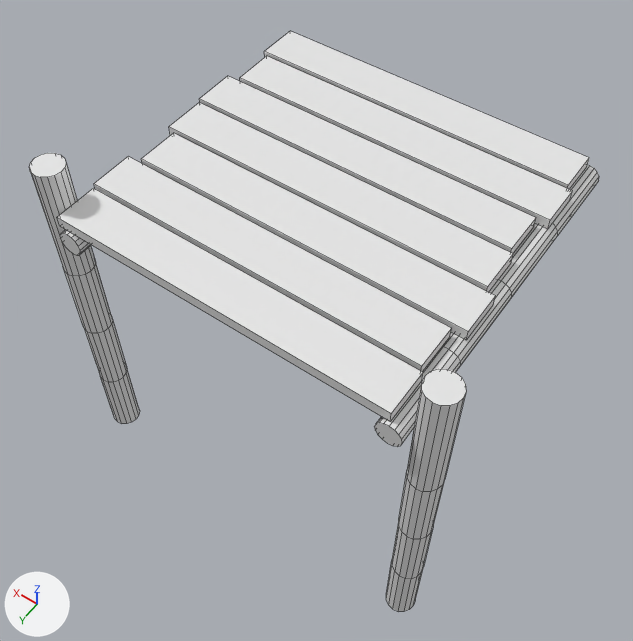
The FBX model Cozy Town/Assets/FBX/FloorTiles/Steg/End.1.fbx, before and after one commit.
Rendered twice from a camera (50 mm lens) standing at (-1.78, 2.68, 5.04) and looking at (0.03, 0.13, 1.04). The axes (+X, +Y, +Z) are drawn at lower left. The lights are the same throughout. Mesh edges are drawn as thin lines. Where no turn or scale is listed for an object, it has been applied to the vertices.

Objects in the first picture: 'End.1'.
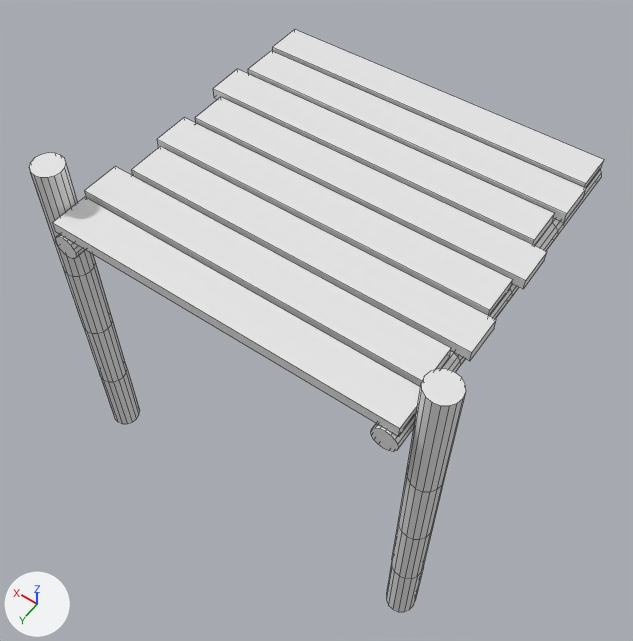
What changed in the scene script:
```text
Change me_cylinder_014:
    used by ob_end_1; location = (0.0, 0.0, 0.0)
    remove me_cylinder_014.from_pydata(...)  # 376 vertices, 306 faces; spans x -1.17..1.17, y -0.97..0.97, z 0.0..2.21
    add me_cylinder_014.from_pydata(...)  # 384 vertices, 312 faces; spans x -1.17..1.17, y -1.0..1.0, z 0.0..2.21
    me_cylinder_014 part 1: a new loose piece, a box spanning x -0.99..0.99, y 0.77..0.99, z 1.92..1.982
    me_cylinder_014 part 2: a new loose piece, a box spanning x -0.956..1.024, y 0.52..0.74, z 1.92..1.982
    me_cylinder_014 part 3: a new loose piece, a box spanning x -1.039..0.941, y 0.27..0.49, z 1.92..1.982
    me_cylinder_014 part 4: a new loose piece, a box spanning x -0.99..0.99, y 0.02..0.24, z 1.92..1.982
    me_cylinder_014 part 5: a new loose piece, a box spanning x -0.956..1.024, y -0.48..-0.26, z 1.92..1.982
    me_cylinder_014 part 6: a new loose piece, a box spanning x -1.005..0.975, y -0.73..-0.51, z 1.92..1.982
    me_cylinder_014 part 7: a new loose piece, a box spanning x -0.99..0.99, y -0.98..-0.76, z 1.92..1.982
    me_cylinder_014 part 8: a new loose piece, a box spanning x -1.039..0.941, y -0.23..-0.01, z 1.92..1.982
    me_cylinder_014 part 9: 16 vertices moved from x -1.0..-0.86, y 0.97, z 1.78..1.92 to x -1.0..-0.86, y 1.0, z 1.78..1.92
    me_cylinder_014 part 10: 16 vertices moved from x -1.0..-0.86, y -0.97, z 1.78..1.92 to x -1.0..-0.86, y -1.0, z 1.78..1.92
    me_cylinder_014 part 11: 16 vertices moved from x 0.86..1.0, y 0.97, z 1.78..1.92 to x 0.86..1.0, y 1.0, z 1.78..1.92
```

What differs and where, as boxes [x1, y1, x2, y2] in the pictures (633 x 641 px; the box of a moved part takes in the faces that stretch with it):
'End.1', reshaped: before [29, 31, 599, 612]; after [29, 29, 604, 612]
part 1 of me_cylinder_014, added: after [53, 197, 421, 437]
part 2 of me_cylinder_014, added: after [85, 167, 451, 387]
part 3 of me_cylinder_014, added: after [131, 147, 496, 361]
part 4 of me_cylinder_014, added: after [157, 118, 513, 316]
part 5 of me_cylinder_014, added: after [213, 69, 555, 245]
part 6 of me_cylinder_014, added: after [248, 51, 586, 223]
part 7 of me_cylinder_014, added: after [272, 29, 604, 188]
part 8 of me_cylinder_014, added: after [195, 97, 547, 289]
part 9 of me_cylinder_014, moved or reshaped: before [374, 347, 460, 446]; after [371, 351, 460, 452]
part 10 of me_cylinder_014, moved or reshaped: before [553, 165, 599, 235]; after [552, 171, 601, 235]
part 11 of me_cylinder_014, moved or reshaped: before [60, 230, 91, 255]; after [55, 235, 85, 259]
